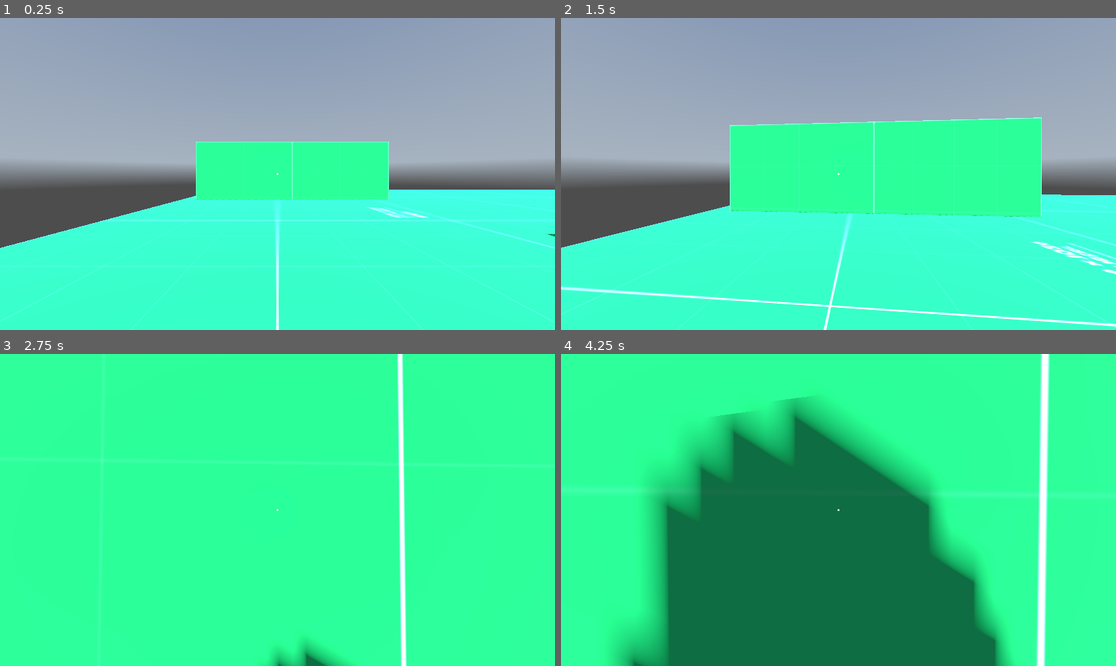
Above: before the commit, frames 1-4 (two rows, left to right).
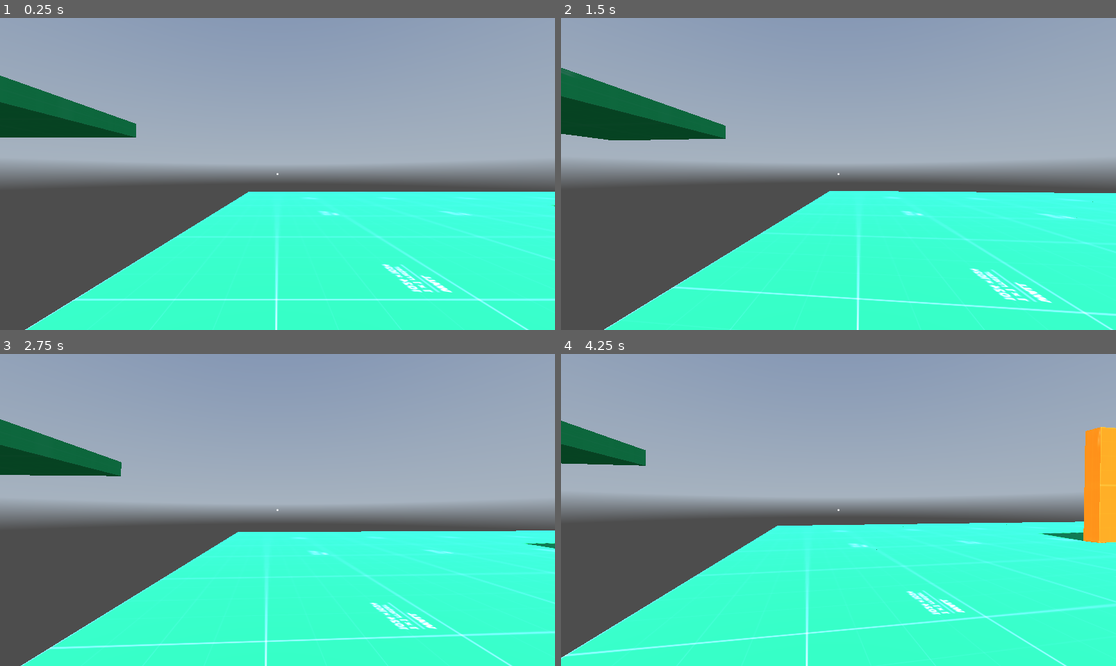
Above: after the commit, the same moments.

Repository: UPWRD1/game
Game: Godot game, scene res://scenes/world.tscn
Two runs of this game, one before a commit and one after it. Both use one fixed random seed, a clock stepped at 60 frames per second and the inputs below. A sky picture missing from this copy of the repository is replaced by a grey-blue gradient.
Inputs (mouse positions are in pixels of both pictures, inside the frame that each line leads up to):
- Up to frame 1 (0.25 s): no input
- Up to frame 2 (1.5 s): tap Enter at 0.5 s; move the mouse to (866, 174) at 0.52 s; hold W (move_forward) from 0.53 s (still down); tap Space (move_jump) at 0.77 s; move the mouse to (810, 174) at 1.27 s
- Up to frame 3 (2.75 s): keep holding W (move_forward); tap Space (move_jump) at 1.52 s; move the mouse to (288, 503) at 2.02 s
- Up to frame 4 (4.25 s): keep holding W (move_forward); move the mouse to (832, 516) at 2.77 s; tap Space (move_jump) at 3.02, 3.77 s; move the mouse to (877, 513) at 3.52 s

The runs differ from the first frame. In frame 1, 19% of the frame differs, in the area x 0-100%, y 18-100%; in frame 2, 31%; in frame 3, 100%; in frame 4, 100%, in the area x 0-100%, y 0-100%.
Error after the commit: Invalid access to property or key 'player' on a base object of type 'null instance'. (res://data/player/Walking.gd:16)

Commit message:
Wall running state +Added wall running state 	~ State is switched to while jumping and player is jumping and 	touching the wall
	~ Player will move along the wall in the direction they are
	looking

+Abstracted most variables into player_variables.gd
	~These variables can be used from all scripts

+Added extra movement options for midair

+Added multiple variables for wall running
	-Most of these variables do not do anything at the moment

~Made floor platforms square (were rectangular before)

+Adjusted gravity settings for more faithful movement

Diff:
--- a/game/test/data/player/Falling.gd
+++ b/game/test/data/player/Falling.gd
@@ -17,4 +17,4 @@
 	if (player.is_on_floor()):
 		player.change_state(player.possible_states["Walking"])
 
-	player.add_velocity(gravity * gravity_direction)
+	player.add_velocity(gravity * gravity_direction * delta)
--- a/game/test/data/player/Jumping.gd
+++ b/game/test/data/player/Jumping.gd
@@ -1,25 +1,42 @@
 extends Node
 class_name JumpingState
+
+var player_variables
 
 var player : CharacterBody3D
 var gravity_direction : Vector3
 var gravity : float
-
-var jump_velocity : float = 20
+var head : Node3D
+var jump_velocity : float
+var speed : float
+var air_resistance : float
 
 func _ready():
-	player = get_node("../../") as CharacterBody3D
-	gravity_direction = ProjectSettings.get_setting("physics/3d/default_gravity_vector") as Vector3
-	gravity = ProjectSettings.get_setting("physics/3d/default_gravity") as float
+	player_variables = get_node("/root/PlayerVariables")
+	player = player_variables.player
+	gravity_direction = player_variables.gravity_direction
+	gravity = player_variables.gravity
+	head = player_variables.player.get_node("head")
+	jump_velocity = player_variables.jump_velocity
+	speed = player_variables.jumping_speed
+	air_resistance = player_variables.air_resistance
 
-func process_state(_delta):
+func process_state(delta):
 	pass
 
 func physics_process_state(delta):
 	if (player.is_on_floor()):
 		player.add_velocity(-gravity_direction * jump_velocity)
 	else:
-		player.add_velocity(gravity_direction * gravity)
+		player.add_velocity(gravity_direction * gravity * delta)
+
+	if (player.is_on_wall_only()):
+		player.change_state(player.possible_states["Wall Running"])
 
 	if (player.velocity.y < 0):
 		player.change_state(player.possible_states["Falling"])
+
+	var input_dir = Input.get_vector("move_left", "move_right", "move_forward", "move_backward")
+	player.add_velocity(Vector3(input_dir.x, 0, input_dir.y).rotated(Vector3.UP, head.rotation.y) * speed * delta)
+	player.velocity.x *= air_resistance
+	player.velocity.z *= air_resistance
--- a/game/test/data/player/Walking.gd
+++ b/game/test/data/player/Walking.gd
@@ -1,28 +1,33 @@
 extends Node
 class_name WalkingState
+
+var player_variables
 
 var player : CharacterBody3D
 var head : Node3D
 var gravity : float
 var gravity_direction : Vector3
 
-var speed := 420
+var speed : float
 
 func _ready():
-	player = get_node("../..") as CharacterBody3D
-	head = get_node("../../head") as Node3D
-	gravity = ProjectSettings.get_setting("physics/3d/default_gravity") as float
-	gravity_direction = ProjectSettings.get_setting("physics/3d/default_gravity_vector") as Vector3
+	player_variables = get_node("/root/PlayerVariables")
+
+	player = player_variables.player
+	head = player_variables.player.get_node("head")
+	gravity = player_variables.gravity
+	gravity_direction = player_variables.gravity_direction
+	speed = player_variables.ground_speed
 
 func process_state(delta):
 	pass
 
-func physics_process_state(_delta):
+func physics_process_state(delta):
 	if (not player):
 		return
 
 	var input_dir = Input.get_vector("move_left", "move_right", "move_forward", "move_backward")
-	player.add_velocity(Vector3(input_dir.x, 0, input_dir.y).rotated(Vector3(0, 1, 0), head.rotation.y))
+	player.add_velocity(Vector3(input_dir.x, 0, input_dir.y).rotated(Vector3.UP, head.rotation.y) * speed * delta)
 
 	if (!player.is_on_floor()):
 		player.change_state(player.possible_states["Falling"])
--- a/game/test/data/player/a.gd
+++ /dev/null
@@ -1,11 +0,0 @@
-extends "res://data/player/Jumping.gd"
-
-
-# Called when the node enters the scene tree for the first time.
-func _ready():
-	pass # Replace with function body.
-
-
-# Called every frame. 'delta' is the elapsed time since the previous frame.
-func _process(delta):
-	pass
--- a/game/test/data/player/player.gd
+++ b/game/test/data/player/player.gd
@@ -4,7 +4,8 @@
 var possible_states := {
 "Walking" = $States/Walking,
 "Jumping" = $States/Jumping,
-"Falling" = $States/Falling}
+"Falling" = $States/Falling,
+"Wall Running" = $States/WallRunning}
 
 var state_history := []
 var sensitivity := 0.1
--- a/game/test/data/player/player.tscn
+++ b/game/test/data/player/player.tscn
@@ -1,10 +1,11 @@
-[gd_scene load_steps=12 format=3 uid="uid://cwiu8nsyij4gn"]
+[gd_scene load_steps=13 format=3 uid="uid://cwiu8nsyij4gn"]
 
 [ext_resource type="Script" path="res://data/player/player.gd" id="1_u1w3t"]
 [ext_resource type="Texture2D" uid="uid://bubwl36108v2r" path="res://data/cursors/crosshair001.png" id="2_nq3sk"]
 [ext_resource type="Script" path="res://data/player/Walking.gd" id="3_1r6h5"]
 [ext_resource type="Script" path="res://data/player/Jumping.gd" id="5_ddg47"]
 [ext_resource type="Script" path="res://data/player/Falling.gd" id="6_4y2ic"]
+[ext_resource type="Script" path="res://data/player/WallRunning.gd" id="6_254j5"]
 
 [sub_resource type="Animation" id="Animation_saxjg"]
 resource_name = "head_bob"
@@ -78,3 +79,6 @@
 
 [node name="Falling" type="Node" parent="States"]
 script = ExtResource("6_4y2ic")
+
+[node name="WallRunning" type="Node" parent="States"]
+script = ExtResource("6_254j5")
--- a/game/test/project.godot
+++ b/game/test/project.godot
@@ -14,6 +14,10 @@
 run/main_scene="res://scenes/world.tscn"
 config/features=PackedStringArray("4.1", "Forward Plus")
 config/icon="res://icon.svg"
+
+[autoload]
+
+PlayerVariables="*res://player_variables.gd"
 
 [input]
 
@@ -60,4 +64,5 @@
 
 [physics]
 
-3d/default_gravity=1.5
+common/physics_ticks_per_second=240
+3d/default_gravity=24.0
--- a/game/test/scenes/world.tscn
+++ b/game/test/scenes/world.tscn
@@ -21,17 +21,36 @@
 volumetric_fog_enabled = true
 volumetric_fog_density = 0.02
 
-[sub_resource type="StandardMaterial3D" id="StandardMaterial3D_jxrtg"]
+[sub_resource type="StandardMaterial3D" id="StandardMaterial3D_2321t"]
 albedo_texture = ExtResource("3_hpn24")
 
-[sub_resource type="StandardMaterial3D" id="StandardMaterial3D_i11u5"]
+[sub_resource type="StandardMaterial3D" id="StandardMaterial3D_xr78w"]
+albedo_texture = ExtResource("4_x8haq")
+
+[sub_resource type="StandardMaterial3D" id="StandardMaterial3D_m7j2v"]
+albedo_texture = ExtResource("4_x8haq")
+
+[sub_resource type="StandardMaterial3D" id="StandardMaterial3D_yekxq"]
+albedo_texture = ExtResource("4_x8haq")
+
+[sub_resource type="StandardMaterial3D" id="StandardMaterial3D_ylwlu"]
+albedo_texture = ExtResource("4_x8haq")
+
+[sub_resource type="StandardMaterial3D" id="StandardMaterial3D_1k2cf"]
+albedo_texture = ExtResource("4_x8haq")
+
+[sub_resource type="StandardMaterial3D" id="StandardMaterial3D_fp2hp"]
+albedo_texture = ExtResource("4_x8haq")
+
+[sub_resource type="StandardMaterial3D" id="StandardMaterial3D_mr6xr"]
 albedo_texture = ExtResource("4_x8haq")
 
 [node name="world" type="Node3D"]
 script = ExtResource("1_x87ln")
 
 [node name="player" parent="." instance=ExtResource("1_tnv5a")]
-transform = Transform3D(1, 0, 0, 0, 1, 0, 0, 0, 1, 0, 3, 0)
+unique_name_in_owner = true
+transform = Transform3D(1, 0, 0, 0, 1, 0, 0, 0, 1, 0.0257444, 3, 0.0146294)
 
 [node name="UI" parent="player" instance=ExtResource("3_tvasj")]
 offset_left = -576.0
@@ -50,85 +69,290 @@
 
 [node name="geometry" type="Node3D" parent="."]
 
+[node name="CSGBox3D" type="CSGBox3D" parent="geometry"]
+use_collision = true
+size = Vector3(10, 1, 10)
+material = SubResource("StandardMaterial3D_2321t")
+
+[node name="CSGBox3D2" type="CSGBox3D" parent="geometry"]
+transform = Transform3D(1, 0, 0, 0, 1, 0, 0, 0, 1, 10, 0, 0)
+use_collision = true
+size = Vector3(10, 1, 10)
+material = SubResource("StandardMaterial3D_2321t")
+
+[node name="CSGBox3D17" type="CSGBox3D" parent="geometry"]
+transform = Transform3D(1, 0, 0, 0, -4.37114e-08, -1, 0, 1, -4.37114e-08, 30, 5.5, 4.5)
+material_override = SubResource("StandardMaterial3D_xr78w")
+use_collision = true
+size = Vector3(10, 1, 10)
+material = SubResource("StandardMaterial3D_2321t")
+
+[node name="CSGBox3D18" type="CSGBox3D" parent="geometry"]
+transform = Transform3D(1, 0, 0, 0, -4.37114e-08, -1, 0, 1, -4.37114e-08, 30, 5.5, -14.5)
+material_override = SubResource("StandardMaterial3D_m7j2v")
+use_collision = true
+size = Vector3(10, 1, 10)
+material = SubResource("StandardMaterial3D_2321t")
+
+[node name="CSGBox3D19" type="CSGBox3D" parent="geometry"]
+transform = Transform3D(1, 0, 0, 0, -4.37114e-08, -1, 0, 1, -4.37114e-08, 40, 5.5, 4.5)
+material_override = SubResource("StandardMaterial3D_yekxq")
+use_collision = true
+size = Vector3(10, 1, 10)
+material = SubResource("StandardMaterial3D_2321t")
+
+[node name="CSGBox3D20" type="CSGBox3D" parent="geometry"]
+transform = Transform3D(1, 0, 0, 0, -4.37114e-08, -1, 0, 1, -4.37114e-08, 40, 5.5, -14.5)
+material_override = SubResource("StandardMaterial3D_ylwlu")
+use_collision = true
+size = Vector3(10, 1, 10)
+material = SubResource("StandardMaterial3D_2321t")
+
+[node name="CSGBox3D21" type="CSGBox3D" parent="geometry"]
+transform = Transform3D(1, 0, 0, 0, -4.37114e-08, -1, 0, 1, -4.37114e-08, 50, 5.5, 4.5)
+material_override = SubResource("StandardMaterial3D_1k2cf")
+use_collision = true
+size = Vector3(10, 1, 10)
+material = SubResource("StandardMaterial3D_2321t")
+
+[node name="CSGBox3D22" type="CSGBox3D" parent="geometry"]
+transform = Transform3D(1, 0, 0, 0, -4.37114e-08, -1, 0, 1, -4.37114e-08, 50, 5.5, -14.5)
+material_override = SubResource("StandardMaterial3D_fp2hp")
+use_collision = true
+size = Vector3(10, 1, 10)
+material = SubResource("StandardMaterial3D_2321t")
+
+[node name="CSGBox3D3" type="CSGBox3D" parent="geometry"]
+transform = Transform3D(1, 0, 0, 0, 1, 0, 0, 0, 1, 0, 0, -10)
+use_collision = true
+size = Vector3(10, 1, 10)
+material = SubResource("StandardMaterial3D_2321t")
+
+[node name="CSGBox3D4" type="CSGBox3D" parent="geometry"]
+transform = Transform3D(1, 0, 0, 0, 1, 0, 0, 0, 1, 10, 0, -10)
+use_collision = true
+size = Vector3(10, 1, 10)
+material = SubResource("StandardMaterial3D_2321t")
+
+[node name="CSGBox3D5" type="CSGBox3D" parent="geometry"]
+transform = Transform3D(1, 0, 0, 0, 1, 0, 0, 0, 1, 20, 0, 0)
+use_collision = true
+size = Vector3(10, 1, 10)
+material = SubResource("StandardMaterial3D_2321t")
+
+[node name="CSGBox3D6" type="CSGBox3D" parent="geometry"]
+transform = Transform3D(1, 0, 0, 0, 1, 0, 0, 0, 1, 30, 0, 0)
+use_collision = true
+size = Vector3(10, 1, 10)
+material = SubResource("StandardMaterial3D_2321t")
+
+[node name="CSGBox3D7" type="CSGBox3D" parent="geometry"]
+transform = Transform3D(1, 0, 0, 0, 1, 0, 0, 0, 1, 20, 0, -10)
+use_collision = true
+size = Vector3(10, 1, 10)
+material = SubResource("StandardMaterial3D_2321t")
+
 [node name="CSGBox3D8" type="CSGBox3D" parent="geometry"]
-transform = Transform3D(1, 0, 0, 0, -4.37114e-08, -1, 0, 1, -4.37114e-08, 0.922487, -2.89566, -13.1517)
-use_collision = true
-size = Vector3(12, 1, 14)
-material = SubResource("StandardMaterial3D_jxrtg")
-
-[node name="CSGBox3D1" type="CSGBox3D" parent="geometry"]
-use_collision = true
-size = Vector3(12, 1, 14)
-material = SubResource("StandardMaterial3D_jxrtg")
-
-[node name="CSGBox3D2" type="CSGBox3D" parent="geometry"]
-transform = Transform3D(1, 0, 0, 0, 0.893982, 0.448102, 0, -0.448102, 0.893982, 0, 3.08875, 13.0011)
-use_collision = true
-size = Vector3(12, 1, 14)
-material = SubResource("StandardMaterial3D_jxrtg")
-
-[node name="CSGBox3D3" type="CSGBox3D" parent="geometry"]
-transform = Transform3D(1, 0, 0, 0, 1, 0, 0, 0, 1, -12, 6.174, 12.038)
-use_collision = true
-size = Vector3(12, 1, 14)
-material = SubResource("StandardMaterial3D_jxrtg")
-
-[node name="CSGBox3D4" type="CSGBox3D" parent="geometry"]
-transform = Transform3D(1, 0, 0, 0, 1, 0, 0, 0, 1, -17.4952, 11.9374, 12.0381)
-use_collision = true
-size = Vector3(1, 10.5584, 14)
-material = SubResource("StandardMaterial3D_i11u5")
-
-[node name="CSGBox3D5" type="CSGBox3D" parent="geometry"]
-transform = Transform3D(1, 0, 0, 0, 1, 0, 0, 0, 1, 12, 0, 0)
-use_collision = true
-size = Vector3(12, 1, 14)
-material = SubResource("StandardMaterial3D_jxrtg")
-
-[node name="CSGBox3D6" type="CSGBox3D" parent="geometry"]
-transform = Transform3D(1, 0, 0, 0, 1, 0, 0, 0, 1, 0, 0, -14)
-use_collision = true
-size = Vector3(12, 1, 14)
-material = SubResource("StandardMaterial3D_jxrtg")
-
-[node name="CSGBox3D7" type="CSGBox3D" parent="geometry"]
-transform = Transform3D(1, 0, 0, 0, 1, 0, 0, 0, 1, 12, 0, -14)
-use_collision = true
-size = Vector3(12, 1, 14)
-material = SubResource("StandardMaterial3D_jxrtg")
+transform = Transform3D(1, 0, 0, 0, 1, 0, 0, 0, 1, 30, 0, -10)
+use_collision = true
+size = Vector3(10, 1, 10)
+material = SubResource("StandardMaterial3D_2321t")
 
 [node name="CSGBox3D9" type="CSGBox3D" parent="geometry"]
-transform = Transform3D(1, 0, 0, 0, -4.37114e-08, -1, 0, 1, -4.37114e-08, 12, -1, 6)
-use_collision = true
-size = Vector3(12, 1, 14)
-material = SubResource("StandardMaterial3D_jxrtg")
+transform = Transform3D(1, 0, 0, 0, 1, 0, 0, 0, 1, 0, 0, -20)
+use_collision = true
+size = Vector3(10, 1, 10)
+material = SubResource("StandardMaterial3D_2321t")
 
 [node name="CSGBox3D10" type="CSGBox3D" parent="geometry"]
-transform = Transform3D(1, 0, 0, 0, -4.37114e-08, -0.999999, 0, 0.999999, -4.37114e-08, 12, -1, -2)
-use_collision = true
-size = Vector3(12, 1, 14)
-material = SubResource("StandardMaterial3D_jxrtg")
+transform = Transform3D(1, 0, 0, 0, 1, 0, 0, 0, 1, 10, 0, -20)
+use_collision = true
+size = Vector3(10, 1, 10)
+material = SubResource("StandardMaterial3D_2321t")
 
 [node name="CSGBox3D11" type="CSGBox3D" parent="geometry"]
-transform = Transform3D(1, 0, 0, 0, 1, 0, 0, 0, 1, 24, 0, -14)
-use_collision = true
-size = Vector3(12, 1, 14)
-material = SubResource("StandardMaterial3D_jxrtg")
+transform = Transform3D(1, 0, 0, 0, 1, 0, 0, 0, 1, 0, 0, -30)
+use_collision = true
+size = Vector3(10, 1, 10)
+material = SubResource("StandardMaterial3D_2321t")
 
 [node name="CSGBox3D12" type="CSGBox3D" parent="geometry"]
-transform = Transform3D(1, 0, 0, 0, 1, 0, 0, 0, 1, 36, 0, -14)
-use_collision = true
-size = Vector3(12, 1, 14)
-material = SubResource("StandardMaterial3D_jxrtg")
+transform = Transform3D(1, 0, 0, 0, 1, 0, 0, 0, 1, 10, 0, -30)
+use_collision = true
+size = Vector3(10, 1, 10)
+material = SubResource("StandardMaterial3D_2321t")
 
 [node name="CSGBox3D13" type="CSGBox3D" parent="geometry"]
-transform = Transform3D(1, 0, 0, 0, 1, 0, 0, 0, 1, 24, 0, -0.0804291)
-use_collision = true
-size = Vector3(12, 1, 14)
-material = SubResource("StandardMaterial3D_jxrtg")
+transform = Transform3D(1, 0, 0, 0, 1, 0, 0, 0, 1, 20, 0, -20)
+use_collision = true
+size = Vector3(10, 1, 10)
+material = SubResource("StandardMaterial3D_2321t")
 
 [node name="CSGBox3D14" type="CSGBox3D" parent="geometry"]
-transform = Transform3D(1, 0, 0, 0, 1, 0, 0, 0, 1, 36, 0, -0.0804291)
-use_collision = true
-size = Vector3(12, 1, 14)
-material = SubResource("StandardMaterial3D_jxrtg")
+transform = Transform3D(1, 0, 0, 0, 1, 0, 0, 0, 1, 30, 0, -20)
+use_collision = true
+size = Vector3(10, 1, 10)
+material = SubResource("StandardMaterial3D_2321t")
+
+[node name="CSGBox3D15" type="CSGBox3D" parent="geometry"]
+transform = Transform3D(1, 0, 0, 0, 1, 0, 0, 0, 1, 20, 0, -30)
+use_collision = true
+size = Vector3(10, 1, 10)
+material = SubResource("StandardMaterial3D_2321t")
+
+[node name="CSGBox3D16" type="CSGBox3D" parent="geometry"]
+transform = Transform3D(1, 0, 0, 0, 1, 0, 0, 0, 1, 30, 0, -30)
+use_collision = true
+size = Vector3(10, 1, 10)
+material = SubResource("StandardMaterial3D_2321t")
+
+[node name="CSGBox3D23" type="CSGBox3D" parent="geometry"]
+transform = Transform3D(1, 0, 0, 0, 1, 0, 0, 0, 1, 40, 0, -20)
+use_collision = true
+size = Vector3(10, 1, 10)
+material = SubResource("StandardMaterial3D_2321t")
+
+[node name="CSGBox3D24" type="CSGBox3D" parent="geometry"]
+transform = Transform3D(1, 0, 0, 0, 1, 0, 0, 0, 1, 40, 0, -30)
+use_collision = true
+size = Vector3(10, 1, 10)
+material = SubResource("StandardMaterial3D_2321t")
+
+[node name="CSGBox3D25" type="CSGBox3D" parent="geometry"]
+transform = Transform3D(1, 0, 0, 0, 1, 0, 0, 0, 1, 50, 0, -20)
+use_collision = true
+size = Vector3(10, 1, 10)
+material = SubResource("StandardMaterial3D_2321t")
+
+[node name="CSGBox3D26" type="CSGBox3D" parent="geometry"]
+transform = Transform3D(1, 0, 0, 0, 1, 0, 0, 0, 1, 50, 0, -30)
+use_collision = true
+size = Vector3(10, 1, 10)
+material = SubResource("StandardMaterial3D_2321t")
+
+[node name="CSGBox3D27" type="CSGBox3D" parent="geometry"]
+transform = Transform3D(1, 0, 0, 0, 1, 0, 0, 0, 1, 60, 0, -20)
+use_collision = true
+size = Vector3(10, 1, 10)
+material = SubResource("StandardMaterial3D_2321t")
+
+[node name="CSGBox3D28" type="CSGBox3D" parent="geometry"]
+transform = Transform3D(1, 0, 0, 0, 1, 0, 0, 0, 1, 60, 0, -30)
+use_collision = true
+size = Vector3(10, 1, 10)
+material = SubResource("StandardMaterial3D_2321t")
+
+[node name="CSGBox3D29" type="CSGBox3D" parent="geometry"]
+transform = Transform3D(1, 0, 0, 0, 1, 0, 0, 0, 1, 60, 0, 0)
+use_collision = true
+size = Vector3(10, 1, 10)
+material = SubResource("StandardMaterial3D_2321t")
+
+[node name="CSGBox3D30" type="CSGBox3D" parent="geometry"]
+transform = Transform3D(1, 0, 0, 0, 1, 0, 0, 0, 1, 60, 0, -10)
+use_collision = true
+size = Vector3(10, 1, 10)
+material = SubResource("StandardMaterial3D_2321t")
+
+[node name="CSGBox3D31" type="CSGBox3D" parent="geometry"]
+transform = Transform3D(1, 0, 0, 0, 1, 0, 0, 0, 1, 70, 0, -20)
+use_collision = true
+size = Vector3(10, 1, 10)
+material = SubResource("StandardMaterial3D_2321t")
+
+[node name="CSGBox3D35" type="CSGBox3D" parent="geometry"]
+transform = Transform3D(1, 0, 0, 0, 1, 0, 0, 0, 1, 0, 0, 10)
+use_collision = true
+size = Vector3(10, 1, 10)
+material = SubResource("StandardMaterial3D_2321t")
+
+[node name="CSGBox3D44" type="CSGBox3D" parent="geometry"]
+transform = Transform3D(1, 0, 0, 0, 1, 0, 0, 0, 1, -15.4, 6.8, 0)
+use_collision = true
+size = Vector3(10, 1, 10)
+material = SubResource("StandardMaterial3D_2321t")
+
+[node name="CSGBox3D45" type="CSGBox3D" parent="geometry"]
+transform = Transform3D(1, 0, 0, 0, 1, 0, 0, 0, 1, -15.4, 6.8, -10)
+use_collision = true
+size = Vector3(10, 1, 10)
+material = SubResource("StandardMaterial3D_2321t")
+
+[node name="CSGBox3D46" type="CSGBox3D" parent="geometry"]
+transform = Transform3D(1, 0, 0, 0, 1, 0, 0, 0, 1, -15.4, 6.8, 10)
+use_collision = true
+size = Vector3(10, 1, 10)
+material = SubResource("StandardMaterial3D_2321t")
+
+[node name="CSGBox3D47" type="CSGBox3D" parent="geometry"]
+transform = Transform3D(-4.37114e-08, -1, 0, 1, -4.37114e-08, 0, 0, 0, 1, -19.9, 12.3, 10)
+material_override = SubResource("StandardMaterial3D_mr6xr")
+use_collision = true
+size = Vector3(10, 1, 10)
+material = SubResource("StandardMaterial3D_2321t")
+
+[node name="CSGBox3D43" type="CSGBox3D" parent="geometry"]
+transform = Transform3D(-0.707107, -0.707107, 0, 0.707107, -0.707107, 0, 0, 0, 1, -7.2, 3.4, 10)
+use_collision = true
+size = Vector3(10, 1, 10)
+material = SubResource("StandardMaterial3D_2321t")
+
+[node name="CSGBox3D36" type="CSGBox3D" parent="geometry"]
+transform = Transform3D(1, 0, 0, 0, 1, 0, 0, 0, 1, 10, 0, 10)
+use_collision = true
+size = Vector3(10, 1, 10)
+material = SubResource("StandardMaterial3D_2321t")
+
+[node name="CSGBox3D37" type="CSGBox3D" parent="geometry"]
+transform = Transform3D(1, 0, 0, 0, 1, 0, 0, 0, 1, 20, 0, 10)
+use_collision = true
+size = Vector3(10, 1, 10)
+material = SubResource("StandardMaterial3D_2321t")
+
+[node name="CSGBox3D38" type="CSGBox3D" parent="geometry"]
+transform = Transform3D(1, 0, 0, 0, 1, 0, 0, 0, 1, 30, 0, 10)
+use_collision = true
+size = Vector3(10, 1, 10)
+material = SubResource("StandardMaterial3D_2321t")
+
+[node name="CSGBox3D39" type="CSGBox3D" parent="geometry"]
+transform = Transform3D(1, 0, 0, 0, 1, 0, 0, 0, 1, 40, 0, 10)
+use_collision = true
+size = Vector3(10, 1, 10)
+material = SubResource("StandardMaterial3D_2321t")
+
+[node name="CSGBox3D40" type="CSGBox3D" parent="geometry"]
+transform = Transform3D(1, 0, 0, 0, 1, 0, 0, 0, 1, 50, 0, 10)
+use_collision = true
+size = Vector3(10, 1, 10)
+material = SubResource("StandardMaterial3D_2321t")
+
+[node name="CSGBox3D41" type="CSGBox3D" parent="geometry"]
+transform = Transform3D(1, 0, 0, 0, 1, 0, 0, 0, 1, 60, 0, 10)
+use_collision = true
+size = Vector3(10, 1, 10)
+material = SubResource("StandardMaterial3D_2321t")
+
+[node name="CSGBox3D42" type="CSGBox3D" parent="geometry"]
+transform = Transform3D(1, 0, 0, 0, 1, 0, 0, 0, 1, 70, 0, 10)
+use_collision = true
+size = Vector3(10, 1, 10)
+material = SubResource("StandardMaterial3D_2321t")
+
+[node name="CSGBox3D32" type="CSGBox3D" parent="geometry"]
+transform = Transform3D(1, 0, 0, 0, 1, 0, 0, 0, 1, 70, 0, -30)
+use_collision = true
+size = Vector3(10, 1, 10)
+material = SubResource("StandardMaterial3D_2321t")
+
+[node name="CSGBox3D33" type="CSGBox3D" parent="geometry"]
+transform = Transform3D(1, 0, 0, 0, 1, 0, 0, 0, 1, 70, 0, 0)
+use_collision = true
+size = Vector3(10, 1, 10)
+material = SubResource("StandardMaterial3D_2321t")
+
+[node name="CSGBox3D34" type="CSGBox3D" parent="geometry"]
+transform = Transform3D(1, 0, 0, 0, 1, 0, 0, 0, 1, 70, 0, -10)
+use_collision = true
+size = Vector3(10, 1, 10)
+material = SubResource("StandardMaterial3D_2321t")
Not shown: 1 places in game/test/scenes/world.tscn that only renumber resources
